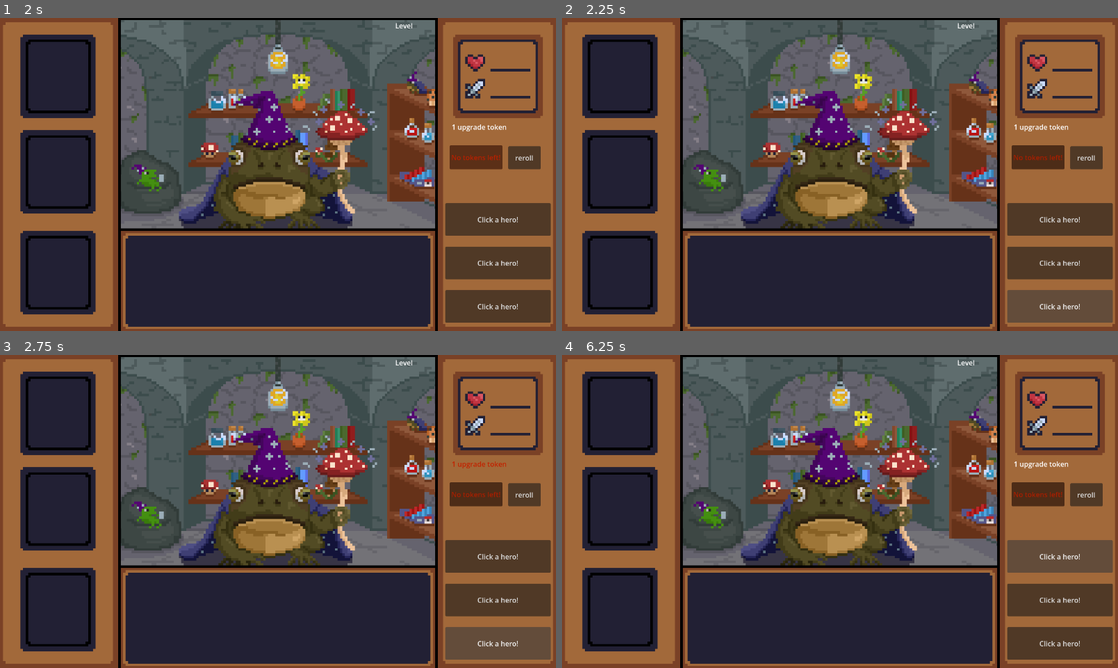
Above: before the commit, frames 1-4 (two rows, left to right).
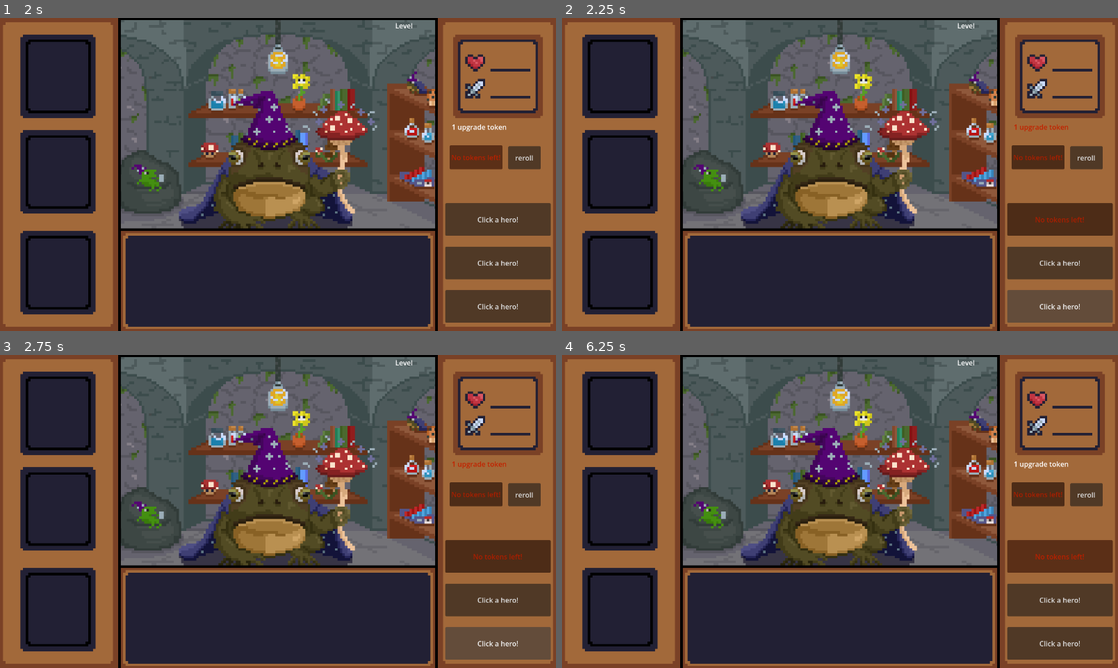
Above: after the commit, the same moments.

Repository: Kaeleb-Greene/dungeoneers-2
Game: Godot game, scene res://Scenes/shop.tscn
Two runs of this game, one before a commit and one after it. Both use one fixed random seed, a clock stepped at 60 frames per second and the inputs below. This scene is started directly instead of the project's main scene.
Inputs:
- Up to frame 1 (2 s): click "Select a Hero!" at 0.5 s; click "No tokens left!" at 1.25 s
- Up to frame 2 (2.25 s): click "Click a hero!" at 2 s
- Up to frame 3 (2.75 s): no input
- Up to frame 4 (6.25 s): click "Click a hero!" at 2.75 s; click "No tokens left!" at 3.5 s; click "reroll" at 4.25 s; click "Upgrade hero" at 5 s; click "Click a hero!" at 5.75 s

Frame 1 is identical in both runs. In frame 2, 0.2% of the frame differs, in the area x 81-94%, y 34-66%; in frame 3, 0.1%; in frame 4, 2.0%, in the area x 80-99%, y 59-70%.

Commit message:
shop + hub buttons + ability upgrade setup Finished.
shop + hub buttons + ability upgrade setup Finished.

Diff:
--- a/Scenes/hub.tscn
+++ b/Scenes/hub.tscn
@@ -1,6 +1,7 @@
 [gd_scene format=3 uid="uid://cguhawqtofman"]
 
-[ext_resource type="Texture2D" uid="uid://dc5gpd7kt74y" path="res://Assets/Placeholders/PlaceholderHub.png" id="1_x21iy"]
+[ext_resource type="Texture2D" uid="uid://26il7lsbeplu" path="res://Assets/Placeholders/PlaceholderHub.png" id="1_x21iy"]
+[ext_resource type="Script" uid="uid://b50w2gu2pglq3" path="res://Scenes/hubButtons.gd" id="2_l5ww0"]
 
 [node name="Hub" type="Node2D" unique_id=486864914]
 
@@ -9,3 +10,24 @@
 [node name="Background" type="Sprite2D" parent="." unique_id=752951451]
 scale = Vector2(5.25, 5.25)
 texture = ExtResource("1_x21iy")
+
+[node name="charSelectButton" type="Button" parent="." unique_id=1345121623]
+modulate = Color(1, 1, 1, 0)
+self_modulate = Color(1, 1, 1, 0)
+offset_left = -192.0
+offset_top = -249.0
+offset_right = 150.0
+offset_bottom = -149.0
+script = ExtResource("2_l5ww0")
+
+[node name="dungeonButton" type="Button" parent="." unique_id=1393709305]
+modulate = Color(1, 1, 1, 0)
+self_modulate = Color(1, 1, 1, 0)
+offset_left = 446.0
+offset_top = -96.0
+offset_right = 585.0
+offset_bottom = 125.0
+script = ExtResource("2_l5ww0")
+
+[connection signal="pressed" from="charSelectButton" to="charSelectButton" method="_on_pressed"]
+[connection signal="pressed" from="dungeonButton" to="charSelectButton" method="_on_dungeon_button_pressed"]
--- /dev/null
+++ b/Scenes/hubButtons.gd
@@ -0,0 +1,19 @@
+extends Button
+
+
+# Called when the node enters the scene tree for the first time.
+func _ready() -> void:
+	pass # Replace with function body.
+
+
+# Called every frame. 'delta' is the elapsed time since the previous frame.
+func _process(delta: float) -> void:
+	pass
+
+
+func _on_pressed() -> void:
+	get_tree().change_scene_to_file("res://Scenes/party_maker_menu.tscn")
+
+
+func _on_dungeon_button_pressed() -> void:
+	get_tree().change_scene_to_file("res://Scenes/dungeon.tscn")
--- a/Scenes/shop.tscn
+++ b/Scenes/shop.tscn
@@ -30,6 +30,57 @@
 offset_right = 613.0
 offset_bottom = -143.0
 script = ExtResource("1_fgaav")
+
+[node name="upgrades" type="Panel" parent="characterStats" unique_id=1164472576]
+process_mode = 3
+self_modulate = Color(1, 1, 1, 0)
+layout_mode = 0
+offset_left = -38.0
+offset_top = 16.0
+offset_right = -33.0
+offset_bottom = 300.0
+script = ExtResource("1_k6jq0")
+
+[node name="abilityUpgrade3" type="Button" parent="characterStats/upgrades" unique_id=418779002]
+layout_mode = 0
+offset_left = 23.0
+offset_top = 550.0
+offset_right = 266.0
+offset_bottom = 625.0
+text = "Click a hero!"
+
+[node name="abilityUpgrade2" type="Button" parent="characterStats/upgrades" unique_id=1053079222]
+layout_mode = 0
+offset_left = 23.0
+offset_top = 450.0
+offset_right = 266.0
+offset_bottom = 525.0
+text = "Click a hero!"
+
+[node name="abilityUpgrade1" type="Button" parent="characterStats/upgrades" unique_id=1864353907]
+layout_mode = 0
+offset_left = 23.0
+offset_top = 350.0
+offset_right = 266.0
+offset_bottom = 425.0
+text = "Click a hero!"
+
+[node name="reroll" type="Button" parent="characterStats/upgrades" unique_id=416708368]
+layout_mode = 0
+offset_left = 168.0
+offset_top = 219.0
+offset_right = 243.0
+offset_bottom = 272.0
+text = "reroll
+"
+
+[node name="levelCounter" type="Label" parent="characterStats/upgrades" unique_id=2130132424]
+layout_mode = 0
+offset_left = -92.0
+offset_top = -70.0
+offset_right = -4.0
+offset_bottom = -23.0
+text = "Level"
 
 [node name="upgradeHero" type="Button" parent="characterStats" unique_id=407854011]
 layout_mode = 0
@@ -64,55 +115,6 @@
 offset_bottom = 138.5
 text = "1 upgrade token"
 
-[node name="upgrades" type="Panel" parent="." unique_id=1164472576]
-process_mode = 3
-self_modulate = Color(1, 1, 1, 0)
-offset_left = 362.0
-offset_top = -284.0
-offset_right = 367.0
-script = ExtResource("1_k6jq0")
-
-[node name="abilityUpgrade1" type="Button" parent="upgrades" unique_id=418779002]
-layout_mode = 0
-offset_left = 23.0
-offset_top = 550.0
-offset_right = 266.0
-offset_bottom = 625.0
-text = "Click a hero!"
-
-[node name="abilityUpgrade2" type="Button" parent="upgrades" unique_id=1053079222]
-layout_mode = 0
-offset_left = 23.0
-offset_top = 450.0
-offset_right = 266.0
-offset_bottom = 525.0
-text = "Click a hero!"
-
-[node name="abilityUpgrade3" type="Button" parent="upgrades" unique_id=1864353907]
-layout_mode = 0
-offset_left = 23.0
-offset_top = 350.0
-offset_right = 266.0
-offset_bottom = 425.0
-text = "Click a hero!"
-
-[node name="reroll" type="Button" parent="upgrades" unique_id=416708368]
-layout_mode = 0
-offset_left = 168.0
-offset_top = 219.0
-offset_right = 243.0
-offset_bottom = 272.0
-text = "reroll
-"
-
-[node name="levelCounter" type="Label" parent="upgrades" unique_id=2130132424]
-layout_mode = 0
-offset_left = -92.0
-offset_top = -70.0
-offset_right = -4.0
-offset_bottom = -23.0
-text = "Level"
-
 [node name="heroes" type="Panel" parent="." unique_id=549266114]
 process_mode = 3
 self_modulate = Color(1, 1, 1, 0)
@@ -165,7 +167,7 @@
 offset_right = 781.0
 offset_bottom = 696.0
 
-[node name="ResumeButton" type="Button" parent="pauseUI/optionsMenu/Panel" unique_id=1073087203]
+[node name="ResumeButton2" type="Button" parent="pauseUI/optionsMenu/Panel" unique_id=1073087203]
 layout_mode = 0
 offset_left = 18.0
 offset_top = 99.0
@@ -295,17 +297,22 @@
 horizontal_alignment = 1
 vertical_alignment = 1
 
+[connection signal="pressed" from="characterStats/upgrades/abilityUpgrade3" to="characterStats" method="_on_ability_upgrade_1_pressed"]
+[connection signal="pressed" from="characterStats/upgrades/abilityUpgrade1" to="characterStats" method="_on_ability_upgrade_1_pressed"]
+[connection signal="pressed" from="characterStats/upgrades/reroll" to="characterStats" method="_on_reroll_pressed"]
+[connection signal="pressed" from="characterStats/upgrades/reroll" to="characterStats/upgrades" method="_on_reroll_pressed"]
 [connection signal="mouse_entered" from="characterStats/upgradeHero" to="characterStats" method="_on_upgrade_hero_mouse_entered"]
 [connection signal="mouse_exited" from="characterStats/upgradeHero" to="characterStats" method="_on_upgrade_hero_mouse_exited"]
 [connection signal="pressed" from="characterStats/upgradeHero" to="characterStats" method="_on_upgrade_hero_pressed"]
-[connection signal="pressed" from="characterStats/upgradeHero" to="upgrades" method="_on_upgrade_hero_pressed"]
+[connection signal="pressed" from="characterStats/upgradeHero" to="characterStats/upgrades" method="_on_upgrade_hero_pressed"]
 [connection signal="mouse_entered" from="characterStats/healthStat" to="characterStats" method="_on_health_stat_mouse_entered"]
 [connection signal="pressed" from="heroes/hero1" to="characterStats" method="_on_hero_1_pressed"]
-[connection signal="pressed" from="heroes/hero1" to="upgrades" method="_on_hero_1_pressed"]
+[connection signal="pressed" from="heroes/hero1" to="characterStats/upgrades" method="_on_hero_1_pressed"]
 [connection signal="pressed" from="heroes/hero2" to="characterStats" method="_on_hero_2_pressed"]
-[connection signal="pressed" from="heroes/hero2" to="upgrades" method="_on_hero_2_pressed"]
+[connection signal="pressed" from="heroes/hero2" to="characterStats/upgrades" method="_on_hero_2_pressed"]
 [connection signal="pressed" from="heroes/hero3" to="characterStats" method="_on_hero_3_pressed"]
-[connection signal="pressed" from="heroes/hero3" to="upgrades" method="_on_hero_3_pressed"]
+[connection signal="pressed" from="heroes/hero3" to="characterStats/upgrades" method="_on_hero_3_pressed"]
+[connection signal="pressed" from="pauseUI/optionsMenu/Panel/ResumeButton2" to="pauseUI" method="_on_resume_button_2_pressed"]
 [connection signal="pressed" from="pauseUI/pauseMenu/Panel/Options" to="pauseUI" method="_on_options_pressed"]
 [connection signal="pressed" from="pauseUI/pauseMenu/Panel/Exit" to="pauseUI" method="_on_exit_pressed"]
 [connection signal="pressed" from="pauseUI/pauseMenu/Panel/ResumeButton" to="characterStats" method="_on_resume_button_pressed"]
--- a/Scripts/character_stats.gd
+++ b/Scripts/character_stats.gd
@@ -3,6 +3,7 @@
 @onready var upgrade_Hero = $upgradeHero
 @onready var health_stat = $healthStat
 @onready var attackStat = $attackStat
+@onready var abilityText = $upgrades/abilityUpgrade1
 
 var upgradeToken = 1
 var currHero = 0
@@ -56,13 +57,17 @@
 			upgradeToken = 0
 			$upgradeTokens.text = str(upgradeToken) + " upgrade tokens"
 		elif currHero == 2 && upgradeToken == 1:
-			$attackStat.text = str(hero2Attack * 1.10)
-			$healthStat.text = str(hero2Health * 1.10)
+			hero2Attack = hero2Attack * 1.10
+			hero2Health = hero2Health * 1.10
+			$attackStat.text = str(hero2Attack)
+			$healthStat.text = str(hero2Health)
 			upgradeToken = 0
 			$upgradeTokens.text = str(upgradeToken) + " upgrade tokens"
 		elif currHero == 3 && upgradeToken == 1:
-			$attackStat.text = str(hero3Attack * 1.10)
-			$healthStat.text = str(hero3Health * 1.10)
+			hero3Attack = hero3Attack * 1.10
+			hero3Health = hero3Health * 1.10
+			$attackStat.text = str(hero3Attack)
+			$healthStat.text = str(hero3Health)
 			upgradeToken = 0
 			$upgradeTokens.text = str(upgradeToken) + " upgrade tokens"
 			#make the upgrade button red or maybe a breaking animation?
@@ -100,8 +105,8 @@
 		$attackStat.modulate = Color("00ff8c")
 		$healthStat.modulate = Color("00ff8c")
 	if currHero == 3 && upgradeToken == 1:
-		$attackStat.text = str(hero2Attack * 1.10)
-		$healthStat.text = str(hero2Health * 1.10)
+		$attackStat.text = str(hero3Attack * 1.10)
+		$healthStat.text = str(hero3Health * 1.10)
 		$attackStat.modulate = Color("00ff8c")
 		$healthStat.modulate = Color("00ff8c")
 
@@ -119,7 +124,41 @@
 		$attackStat.modulate = Color("ffffff")
 		$healthStat.modulate = Color("ffffff")
 	if currHero == 3:
-		$attackStat.text = str(hero2Attack)
-		$healthStat.text = str(hero2Health)
+		$attackStat.text = str(hero3Attack)
+		$healthStat.text = str(hero3Health)
 		$attackStat.modulate = Color("ffffff")
 		$healthStat.modulate = Color("ffffff")
+
+
+func _on_ability_upgrade_1_pressed() -> void:
+	if currHero == 1 && upgradeToken == 1:
+		if abilityText.text == "A Knights Jab":
+			hero1Attack = hero1Attack * 1.20
+			$attackStat.text = str(hero1Attack)
+			upgradeToken = 0
+			$upgradeTokens.text = str(upgradeToken) + " upgrade tokens"
+	elif currHero == 2 && upgradeToken == 1:
+		if abilityText.text == "A Knights Jab":
+			hero1Attack = hero1Attack * 1.20
+			$attackStat.text = str(hero2Attack)
+			upgradeToken = 0
+			$upgradeTokens.text = str(upgradeToken) + " upgrade tokens"
+	elif currHero == 3 && upgradeToken == 1:
+		if abilityText.text == "A Knights Jab":
+			hero1Attack = hero1Attack * 1.20
+			$attackStat.text = str(hero3Attack)
+			upgradeToken = 0
+			$upgradeTokens.text = str(upgradeToken) + " upgrade tokens"
+	else:
+			var abilitySave = abilityText.text
+			abilityText.text = "No tokens left!"
+			$upgradeTokens.modulate = Color("c22200")
+			abilityText.modulate = Color("c22200")
+			await get_tree().create_timer(1.0).timeout
+			$upgradeTokens.modulate = Color("ffff")
+			await get_tree().create_timer(1.0).timeout
+			$upgradeTokens.modulate = Color("c22200")
+			await get_tree().create_timer(1.0).timeout
+			$upgradeTokens.modulate = Color("ffff")
+			abilityText.modulate = Color("ffff")
+			abilityText.text =  str(abilitySave) + " "
--- a/Scripts/pause_ui.gd
+++ b/Scripts/pause_ui.gd
@@ -24,3 +24,8 @@
 func _on_options_pressed() -> void:
 	options_menu.visible = true
 	pause_menu.visible = false
+
+
+
+func _on_resume_button_2_pressed() -> void:
+	options_menu.visible = false
--- a/Scripts/shopUpgrades.gd
+++ b/Scripts/shopUpgrades.gd
@@ -3,23 +3,45 @@
 @onready var ability_menu1 = $abilityUpgrade1
 @onready var ability_menu2 = $abilityUpgrade2
 @onready var ability_menu3 = $abilityUpgrade3
+var hero1Character = "Knight"
+var hero2Character = "Wizard"
+var hero3Character = "Cleric"
+var rerollTokens = 1
+
+var characterArray = ["Wizard", "Rogue", "Alchemist", "Knight", "Cleric", ]
 
 func _on_hero_1_pressed() -> void:
-	ability_menu1.text = ""
-	ability_menu2.text = ""
-	ability_menu3.text = ""
+	for i in 5:
+		if characterArray[i] == hero1Character:
+			ability_menu1.text = "A Knights Jab"
+			ability_menu2.text = str(characterArray[i]) + " hero ability"
+			ability_menu3.text = str(characterArray[i]) + " hero ability"
 
 
 	#if level = blah pick 3 abilities from this list random number 1-40 etc.
 
 
 func _on_hero_2_pressed() -> void:
-	ability_menu1.text = ""
-	ability_menu2.text = ""
-	ability_menu3.text = ""
+	for i in 5:
+		if characterArray[i] == hero2Character:
+			ability_menu1.text = str(characterArray[i]) + " hero ability"
+			ability_menu2.text = str(characterArray[i]) + " hero ability"
+			ability_menu3.text = str(characterArray[i]) + " hero ability"
 
 
 func _on_hero_3_pressed() -> void:
-	ability_menu1.text = ""
-	ability_menu2.text = ""
-	ability_menu3.text = ""
+	for i in 5:
+		if characterArray[i] == hero3Character:
+			#if levele = 5: ability_menu.text = Pick from .txt file
+			ability_menu1.text = str(characterArray[i]) + " hero ability"
+			ability_menu2.text = str(characterArray[i]) + " hero ability"
+			ability_menu3.text = str(characterArray[i]) + " hero ability"
+
+
+
+func _on_reroll_pressed() -> void:
+	#for loop to identify character again
+	#if level = blah: ability_menu.text = pick from this characterArray[i].txt file
+	# reroll tokens = 0
+
+	pass
Not shown, added: Scenes/hubButtons.gd.uid
